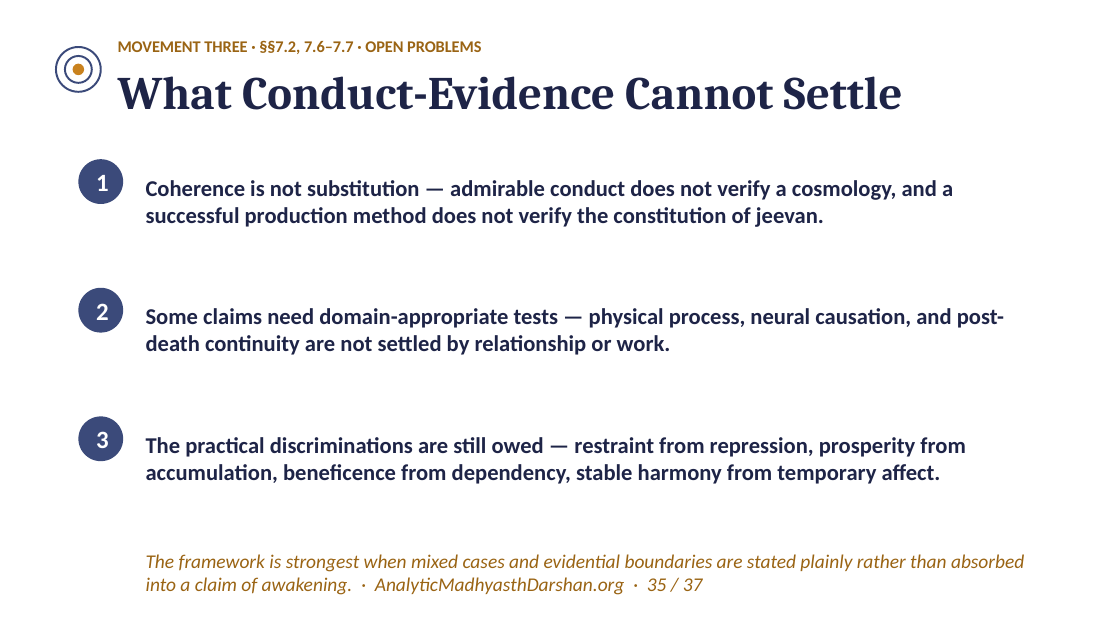
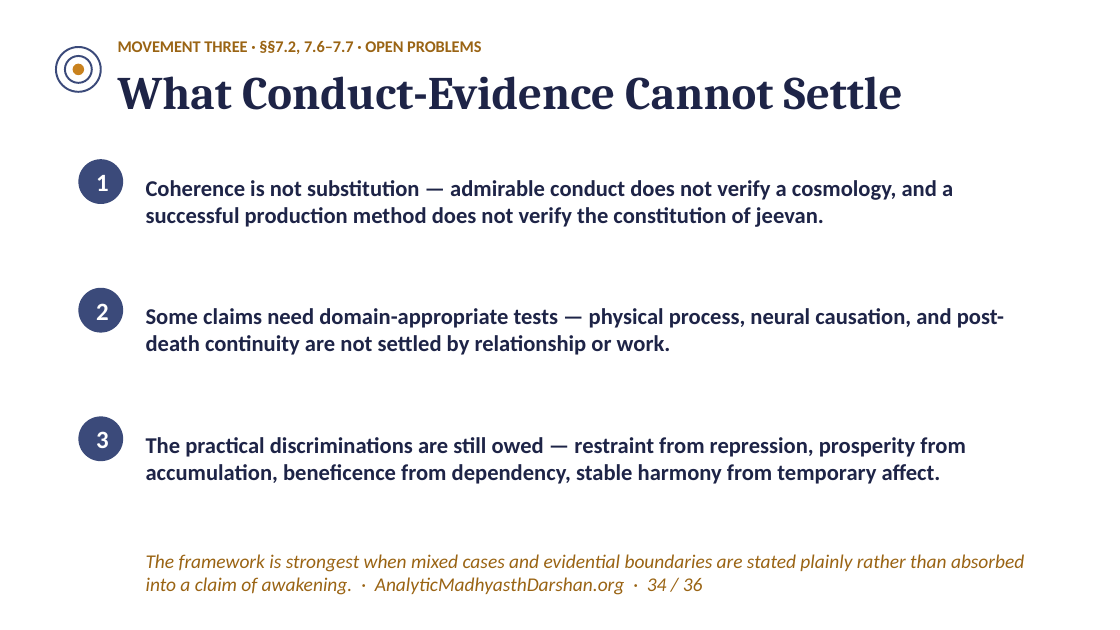
Before and after one commit to raghavamohan/AnalyticMadhyasthDarshan, a slide deck: slide 34 of Studies/The-Epistemology-of-Coexistence/The-Epistemology-of-Coexistence-Madhyasth-Darshan.pptx (slide 35 before the commit). Drawn at 1120x630 pixels with LibreOffice and Linux fonts; fonts in the diff are those of the drawing. Boxes give left, top, right and bottom in pixels: in the first picture for what was removed or moved away, otherwise in the second. Text is boxed around its words. In the diff, an @@ line names an element or a change of style, - is before the commit and + after.

```diff
--- a/Studies/The-Epistemology-of-Coexistence/The-Epistemology-of-Coexistence-Madhyasth-Darshan.pptx
+++ b/Studies/The-Epistemology-of-Coexistence/The-Epistemology-of-Coexistence-Madhyasth-Darshan.pptx
@@ text at [146, 554, 1024, 595]: text changed @@
-The framework is strongest when mixed cases and evidential boundaries are stated plainly rather than absorbed into a claim of awakening. · AnalyticMadhyasthDarshan.org · 35 / 37
+The framework is strongest when mixed cases and evidential boundaries are stated plainly rather than absorbed into a claim of awakening. · AnalyticMadhyasthDarshan.org · 34 / 36
```
Also in this commit, not shown: 35 other slides changed, 1 slide removed.
